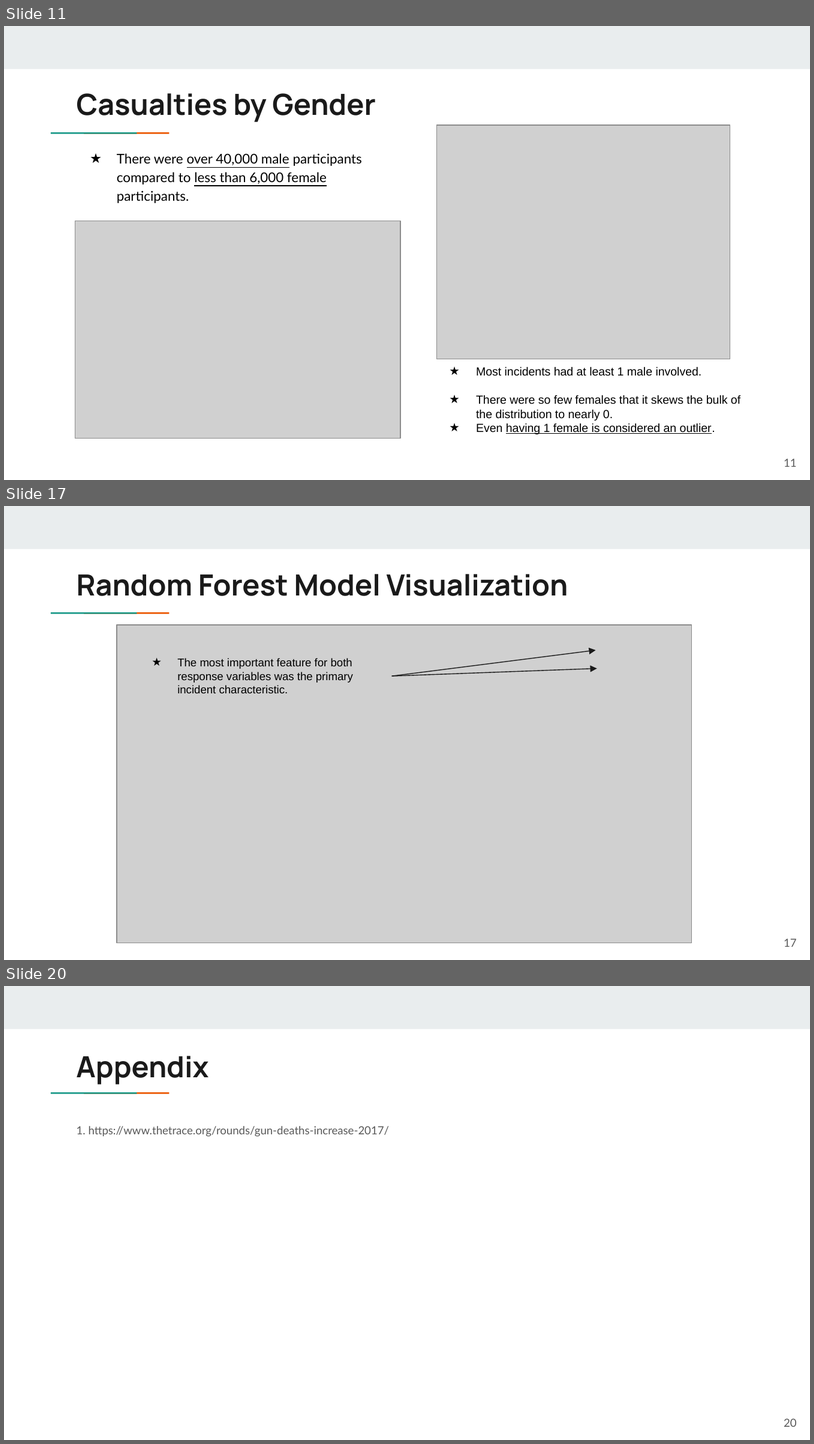
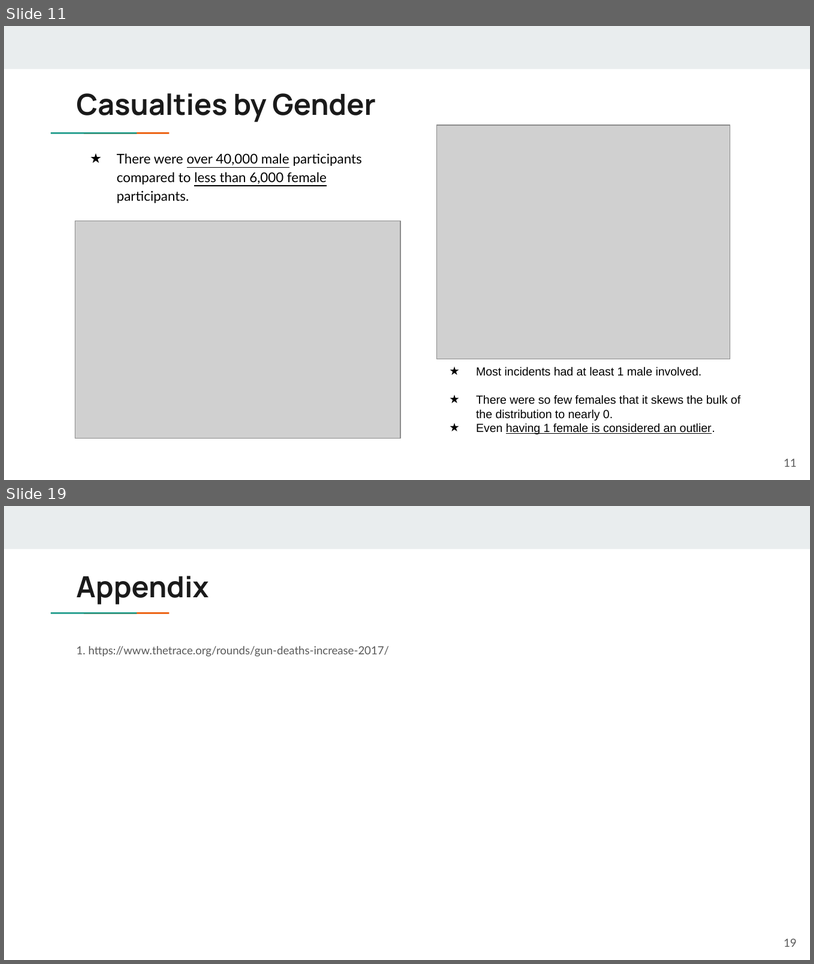
Before and after one commit to nysportsfan/Gun-Violence-in-the-US, a slide deck: Final_Presentation/06_gun_violence_presentation.pptx. Shown one above the other, each under a label of ours: slides 11, 17 and 20 before the commit, slides 11 and 19 after it; the slides between them are not shown. The pictures are 814x1444 and 814x964 pixels, drawn with LibreOffice and Linux fonts; fonts in the diff are those of the drawing; grey boxes stand for pictures. Boxes give left, top, right and bottom in pixels: in the first picture for what was removed or moved away, otherwise in the second. Text is boxed around its words. In the diff, an @@ line names an element or a change of style, - is before the commit and + after.

```diff
--- a/Final_Presentation/06_gun_violence_presentation.pptx
+++ b/Final_Presentation/06_gun_violence_presentation.pptx
@@ slide 17 removed at <box>4,506,810,960</box>, background #FFFFFF; not listed: 3 template elements that a slide beside it also shows @@
@@ title removed at <box>77,574,569,596</box> @@
-Random Forest Model Visualization
@@ picture removed at <box>117,625,692,942</box> @@
@@ text removed at <box>177,658,353,693</box> @@
-★ The most important feature for both response variables was the primary incident characteristic.
@@ arrow removed from (392, 676) to (596, 651) @@
@@ arrow removed from (392, 676) to (597, 668) @@
@@ page number removed at <box>784,938,797,946</box> @@
-17
@@ what was slide 20 is now slide 19 @@
@@ page number at <box>784,938,797,946</box>: text changed @@
-20
+19
```
Also in this commit, not shown: 7 slides changed, 1 slide added, 1 other slide removed, 1 other file.
